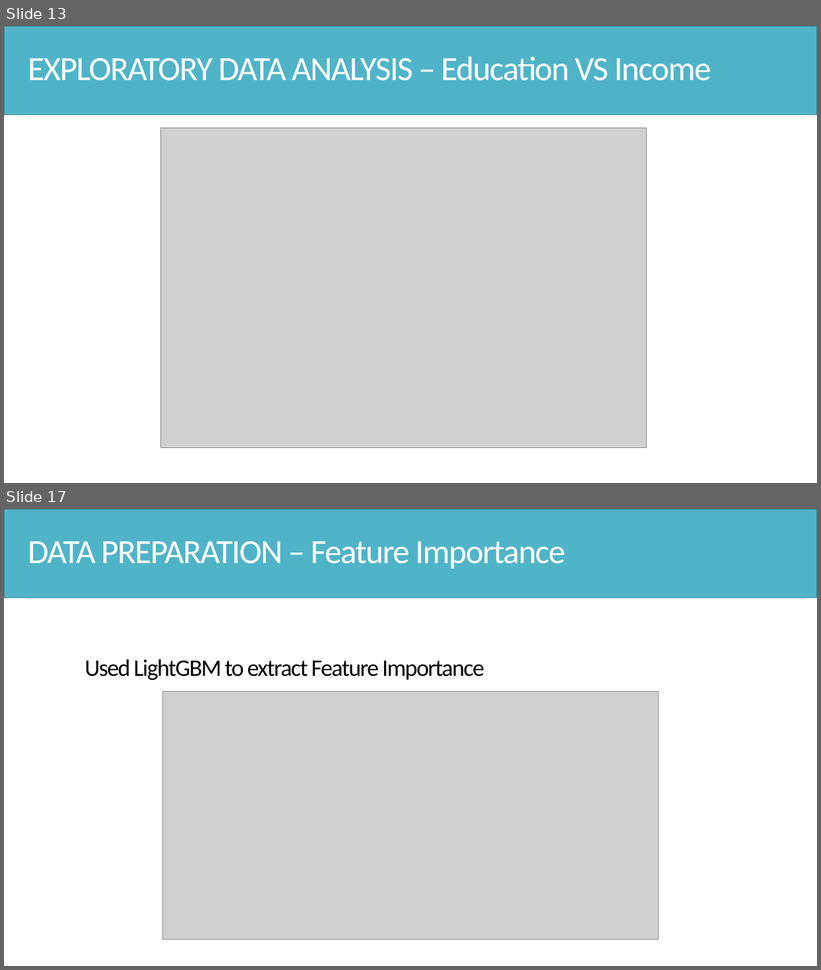
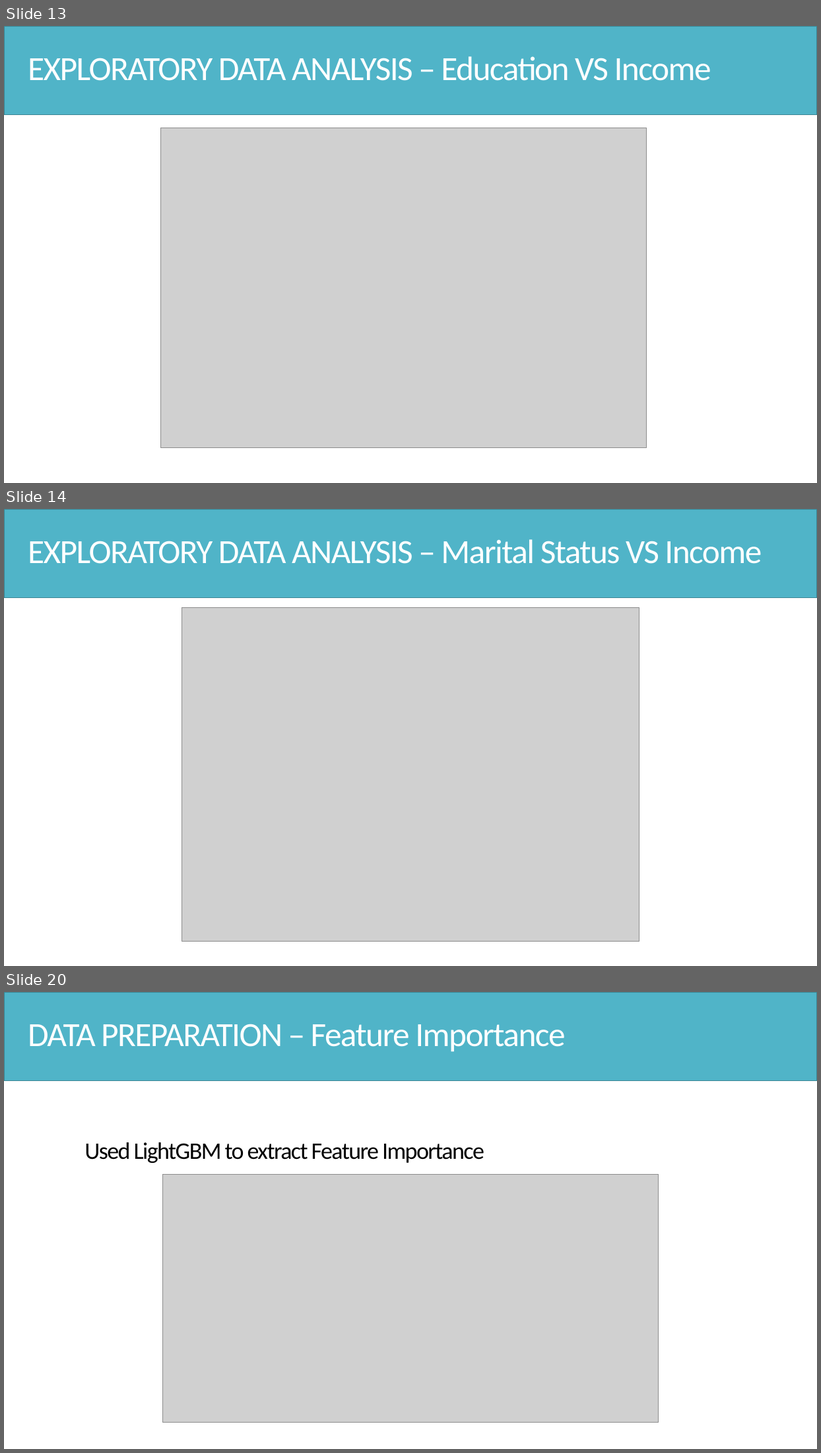
Before and after one commit to Hsgngr/dataiku_income_classification, a slide deck: Task_Presentation.pptx. Shown one above the other, each under a label of ours: slides 13 and 17 before the commit, slides 13, 14 and 20 after it; the slides between them are not shown. The pictures are 821x970 and 821x1453 pixels, drawn with LibreOffice and Linux fonts; fonts in the diff are those of the drawing; grey boxes stand for pictures. Boxes give left, top, right and bottom in pixels: in the first picture for what was removed or moved away, otherwise in the second. Text is boxed around its words. In the diff, an @@ line names an element or a change of style, - is before the commit and + after.

```diff
--- a/Task_Presentation.pptx
+++ b/Task_Presentation.pptx
@@ slide 14 added at <box>4,509,817,966</box>, background #FFFFFF @@
@@ rectangle added at <box>4,509,817,598</box>, fill #50B4C8, outline #3B8594 1 pt @@
@@ text added at <box>28,539,762,564</box>, 40 pt, text #FFFFFF @@
+EXPLORATORY DATA ANALYSIS – Marital Status VS Income
@@ picture added at <box>182,608,640,942</box> @@
@@ what was slide 17 is now slide 20 @@
```
Also in this commit, not shown: 4 slides changed, 8 other slides added, 1 slide removed, 1 other file.
